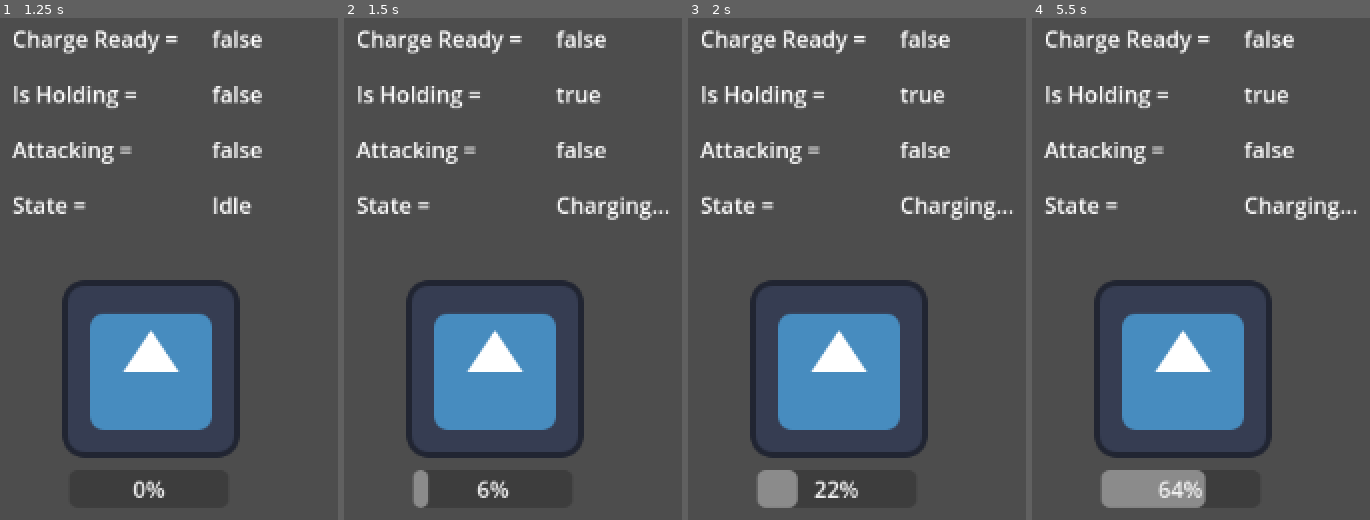
Above: before the commit, frames 1-4 (left to right).
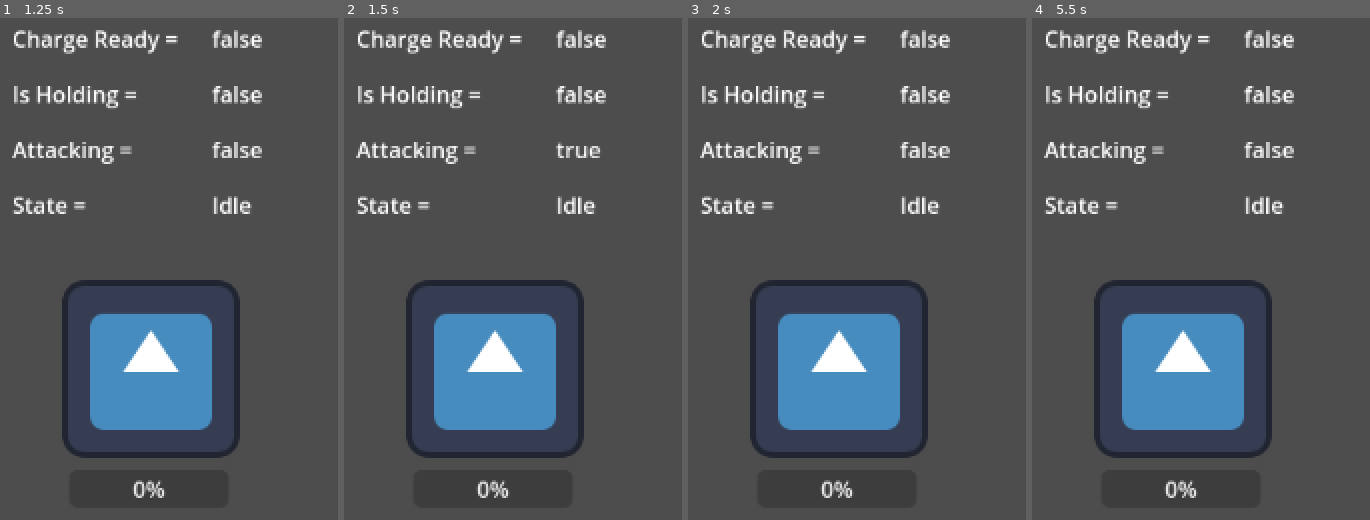
Above: after the commit, the same moments.

Repository: madsonmms/combo-and-charge
Game: Godot game, scene res://player.tscn
The game is run twice, just before and just after one commit, with the same random seed, the same clock (stepped at 60 frames per second) and the same inputs. The engine's default icon, where the game draws it, is replaced by a stand-in: a white triangle on a blue panel in a dark square.
Inputs:
- Up to frame 1 (1.25 s): tap Enter at 0.5 s
- Up to frame 2 (1.5 s): tap Space at 1.25 s; hold Down (ui_down) from 1.28 s (still down)
- Up to frame 3 (2 s): keep holding Down (ui_down)
- Up to frame 4 (5.5 s): release Down (ui_down) at 2.03 s; tap Enter at 2.75, 5 s; tap Space at 3.5 s; hold Down (ui_down) from 3.53 s (still down)

Frame 1 is identical in both runs. In frame 2, 1.6% of the frame differs, in the area x 20-96%, y 13-98%; in frame 3, 2.2%; in frame 4, 3.2%.

Commit message:
Fix: fixed attack state while combo is false

Diff:
--- a/attack_component.gd
+++ b/attack_component.gd
@@ -37,6 +37,9 @@
 		charge_timer.timeout.connect(_on_hold_timeout)
 	if combo:
 		combo_cooldown.timeout.connect(_on_combo_timeout)
+
+	if not combo:
+		attack_cooldown.timeout.connect(_on_attack_reset_timeout)
 
 func _process(_delta: float) -> void:
 
@@ -129,6 +132,9 @@
 		_charge_reseter()
 
 
+func _on_attack_reset_timeout() -> void:
+	if attack_cooldown.is_stopped():
+		attacking = false
 
 func _combo_circular() -> void:
 	combo_steps = 2
--- a/player.tscn
+++ b/player.tscn
@@ -14,11 +14,8 @@
 [node name="AttackComponent" type="Node" parent="." node_paths=PackedStringArray("attack_cooldown", "combo_cooldown", "charge_timer")]
 script = ExtResource("2_onrkg")
 attack_cooldown = NodePath("AttackCooldown")
-combo = true
-combo_circular = true
-combo_steps = 4
+combo_steps = 1
 combo_cooldown = NodePath("ComboCooldown")
-charge = true
 charge_start_time = 1.0
 charge_timer = NodePath("ChargeTimer")
 metadata/_custom_type_script = "uid://crl0axr5v25aj"
